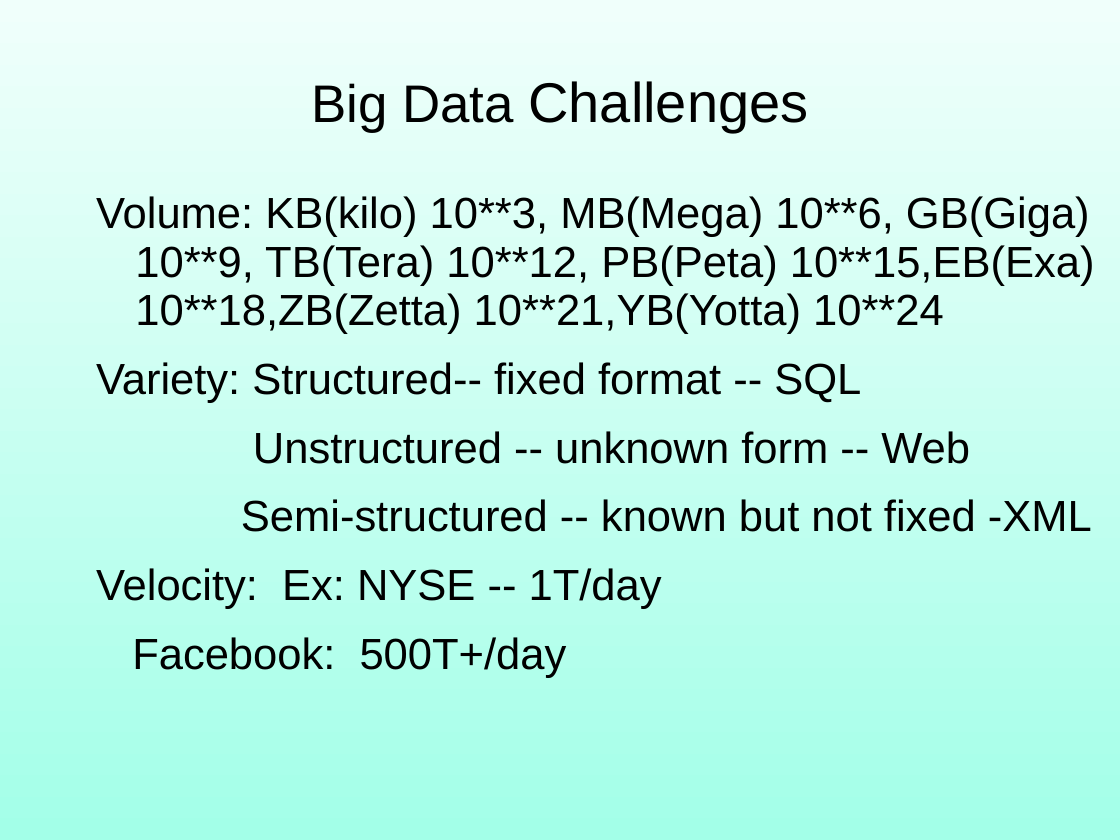
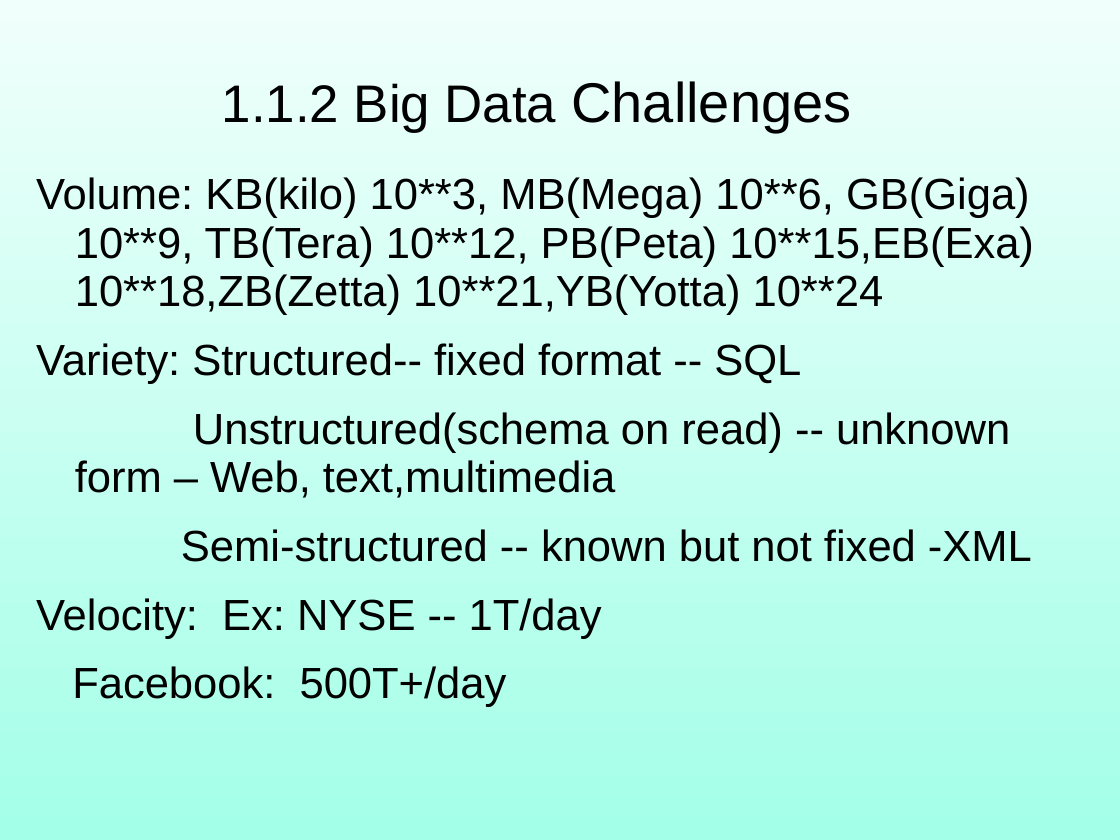
Before and after one commit to robin3795/Data, a slide deck: slide 10 of 2018_1.ppt (slide 4 before the commit). Drawn at 1120x840 pixels with LibreOffice and Linux fonts; fonts in the diff are those of the drawing. Boxes give left, top, right and bottom in pixels: in the first picture for what was removed or moved away, otherwise in the second. Text is boxed around its words. In the diff, an @@ line names an element or a change of style, - is before the commit and + after.

```diff
--- a/2018_1.ppt
+++ b/2018_1.ppt
@@ text at [222, 81, 851, 132]: text changed; size 36 to 34 pt @@
-Big Data Challenges
+1.1.2 Big Data Challenges
@@ text "Volume: KB(kilo) 10**3, MB(Mega) 10**6, ...": place and size @@
-text "Volume: KB(kilo) 10**3, MB(Mega) 10**6, ..." at [96, 196, 1095, 678]
+text "Volume: KB(kilo) 10**3, MB(Mega) 10**6, ..." at [36, 177, 1034, 707]
@@ text at [75, 412, 1010, 498]: text changed @@
-Unstructured -- unknown form -- Web
+Unstructured(schema on read) -- unknown form – Web, text,multimedia
```
Also in this commit, not shown: 12 other slides changed, 19 slides added, 3 slides removed, 1 other file.
